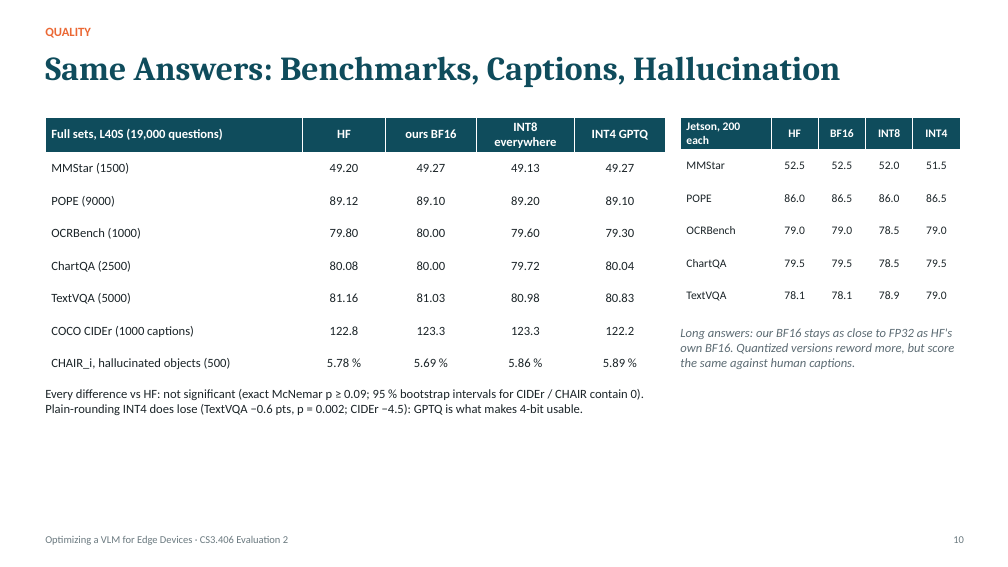
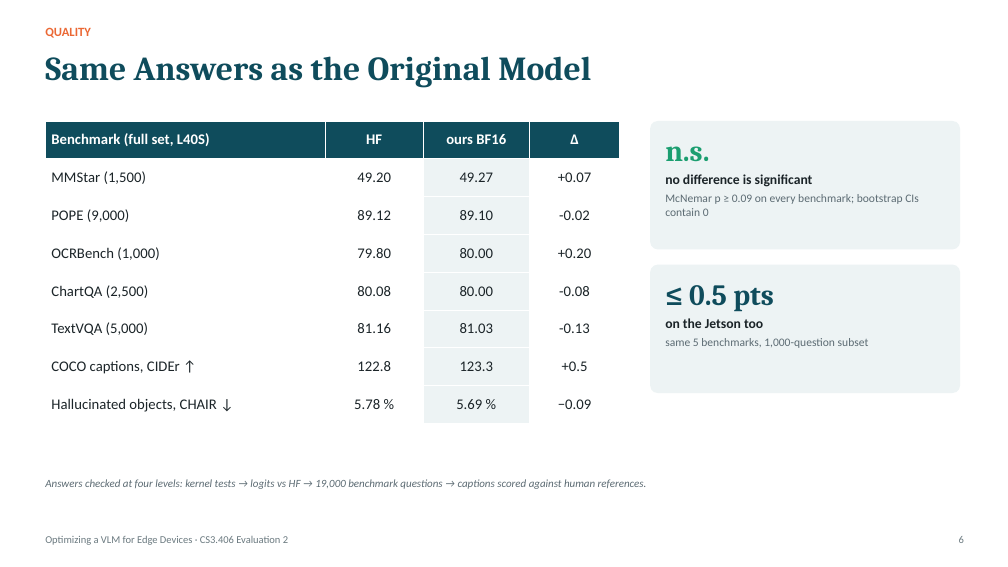
Before and after one commit to jainilbavishi24/LFM2.5-VL-Optimization, a slide deck: slide 6 of presentations/eval2/PAA_Eval2_Working_Prototype.pptx (slide 10 before the commit). Drawn at 1008x567 pixels with LibreOffice and Linux fonts; fonts in the diff are those of the drawing. Boxes give left, top, right and bottom in pixels: in the first picture for what was removed or moved away, otherwise in the second. Text is boxed around its words. In the diff, an @@ line names an element or a change of style, - is before the commit and + after.

Commit message:
deck: rework for readability, jetson results, one quant table

```diff
--- a/presentations/eval2/PAA_Eval2_Working_Prototype.pptx
+++ b/presentations/eval2/PAA_Eval2_Working_Prototype.pptx
@@ text at [45,56,591,88]: text changed @@
-Same Answers: Benchmarks, Captions, Hallucination
+Same Answers as the Original Model
@@ table removed at [681,117,959,312], 6 rows, 5 columns @@
-Jetson, 200 each | HF | BF16 | INT8 | INT4
-MMStar | 52.5 | 52.5 | 52.0 | 51.5
-POPE | 86.0 | 86.5 | 86.0 | 86.5
-OCRBench | 79.0 | 79.0 | 78.5 | 79.0
-ChartQA | 79.5 | 79.5 | 78.5 | 79.5
-TextVQA | 78.1 | 78.1 | 78.9 | 79.0
@@ table at [45,121,620,423] @@
-column 1: Full sets, L40S (19,000 questions) | MMStar (1500) | POPE (9000) | OCRBench (1000) | ChartQA (2500) | TextVQA (5000) | COCO CIDEr (1000 captions) | CHAIR_i, hallucinated objects (500)
+column 1: Benchmark (full set, L40S) | MMStar (1,500) | POPE (9,000) | OCRBench (1,000) | ChartQA (2,500) | TextVQA (5,000) | COCO captions, CIDEr ↑ | Hallucinated objects, CHAIR ↓
-column 4: INT8 everywhere | 49.13 | 89.20 | 79.60 | 79.72 | 80.98 | 123.3 | 5.86 %
-column 5: INT4 GPTQ | 49.27 | 89.10 | 79.30 | 80.04 | 80.83 | 122.2 | 5.89 %
+column 4: Δ | +0.07 | -0.02 | +0.20 | -0.08 | -0.13 | +0.5 | −0.09
@@ table: place and size @@
-table at [45,117,665,377]
+table at [45,121,620,423]
@@ rounded rectangle added at [650,121,960,250], fill #EDF3F4 @@
@@ text added at [665,146,709,162], 28 pt, text #1B9E70, bold @@
+n.s.
@@ text added at [665,174,919,216], 11 pt, text #5C6B73 @@
+no difference is significant
+McNemar p ≥ 0.09 on every benchmark; bootstrap CIs contain 0
@@ rounded rectangle added at [650,265,960,393], fill #EDF3F4 @@
@@ text added at [689,285,774,311], 28 pt, text #0F4C5C, bold @@
+≤ 0.5 pts
@@ text added at [665,318,869,348], 11 pt, text #5C6B73 @@
+on the Jetson too
+same 5 benchmarks, 1,000-question subset
@@ text removed at [680,328,955,369] @@
-Long answers: our BF16 stays as close to FP32 as HF's own BF16. Quantized versions reword more, but score the same against human captions.
@@ text removed at [45,389,644,415] @@
-Every difference vs HF: not significant (exact McNemar p ≥ 0.09; 95 % bootstrap intervals for CIDEr / CHAIR contain 0). Plain-rounding INT4 does lose (TextVQA −0.6 pts, p = 0.002; CIDEr −4.5): GPTQ is what makes 4-bit usable.
@@ text added at [45,479,647,489], 10.5 pt, text #5C6B73, italic @@
+Answers checked at four levels: kernel tests → logits vs HF → 19,000 benchmark questions → captions scored against human references.
@@ text at [959,536,964,543]: text changed @@
-10
+6
```
Also in this commit, not shown: 12 other slides changed, 3 slides added, 2 slides removed, 2 other files.
